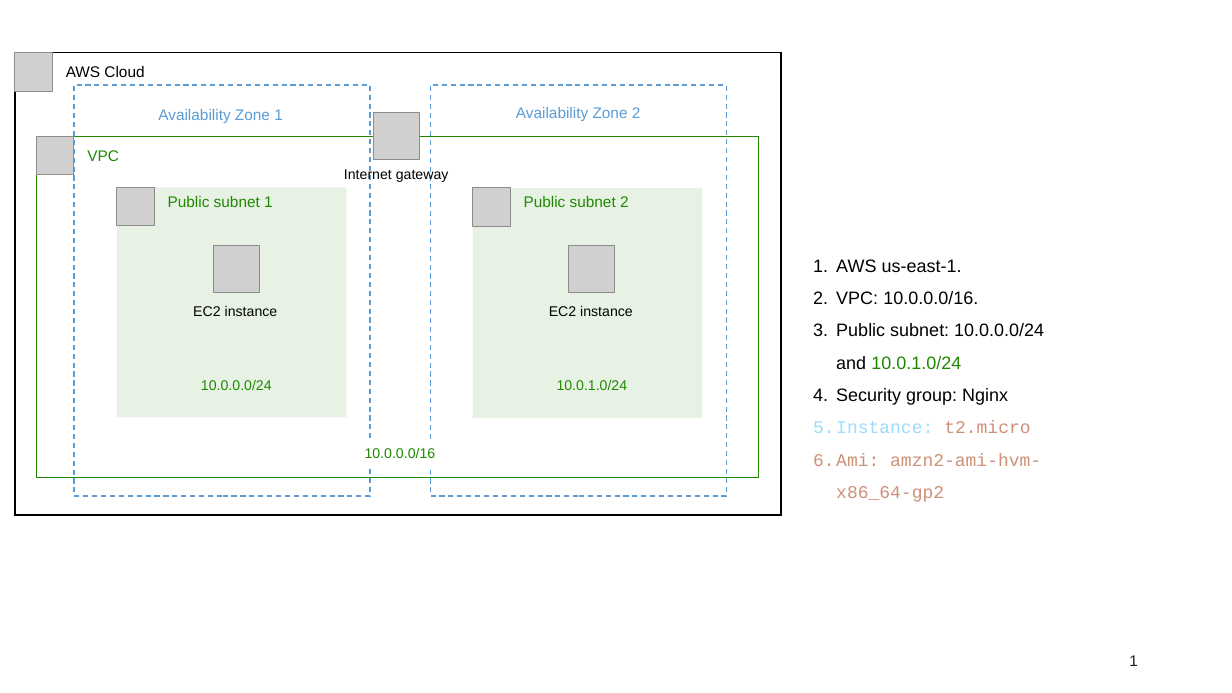
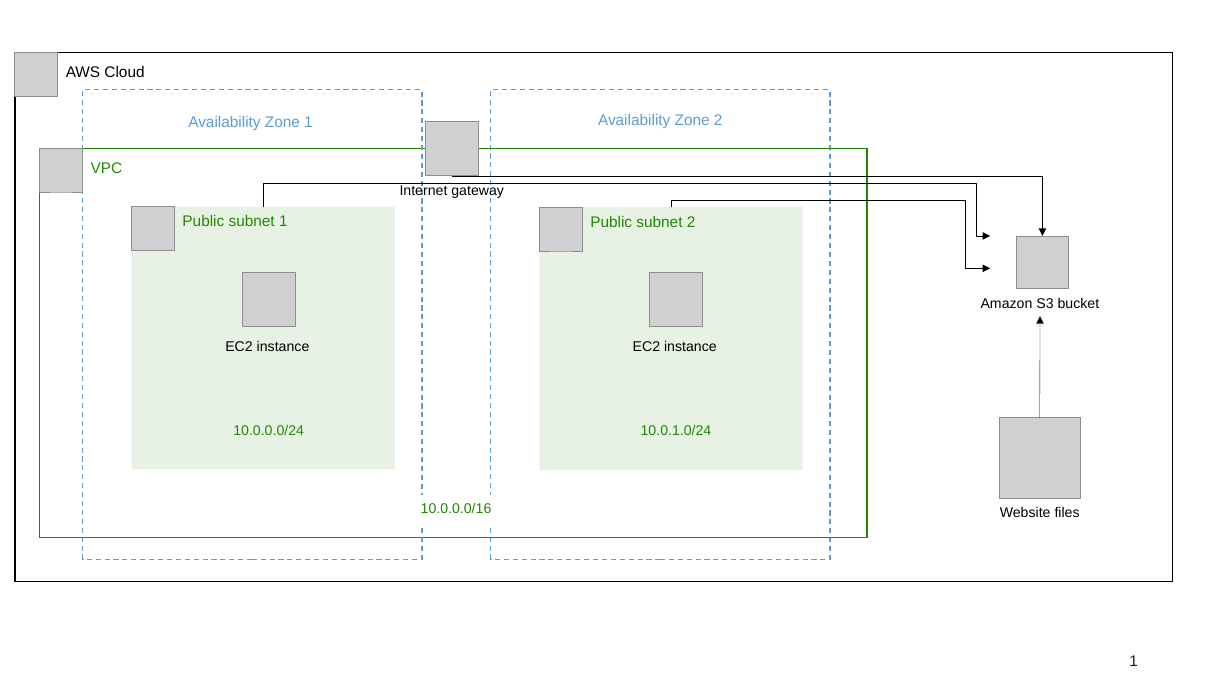
Before and after one commit to luanvelasco/Terraform-Deploying-Simple-AWS-Architecture, a slide deck: slide 1 of images/Architeture.pptx. Drawn at 1232x693 pixels with LibreOffice and Linux fonts; fonts in the diff are those of the drawing; grey boxes stand for pictures. Boxes give left, top, right and bottom in pixels: in the first picture for what was removed or moved away, otherwise in the second. Text is boxed around its words. In the diff, an @@ line names an element or a change of style, - is before the commit and + after.

Commit message:
Added new provider, provider versioning. Added new S3 bucket for web site content and access logs

```diff
--- a/images/Architeture.pptx
+++ b/images/Architeture.pptx
@@ picture: place and size @@
-picture at (15, 53, 52, 91)
+picture at (15, 53, 57, 96)
@@ rectangle "AWS Cloud": place and size @@
-rectangle "AWS Cloud" at (15, 53, 781, 516)
+rectangle "AWS Cloud" at (15, 53, 1173, 581)
@@ rectangle: place and size @@
-rectangle at (74, 85, 371, 496)
+rectangle at (82, 90, 421, 559)
@@ text "Availability Zone 1": place and size @@
-text "Availability Zone 1" at (158, 109, 283, 123)
+text "Availability Zone 1" at (188, 116, 313, 130)
@@ rectangle: place and size @@
-rectangle at (431, 85, 727, 496)
+rectangle at (491, 90, 830, 559)
@@ text "Availability Zone 2": place and size @@
-text "Availability Zone 2" at (516, 107, 641, 121)
+text "Availability Zone 2" at (598, 114, 723, 128)
@@ picture: place and size @@
-picture at (37, 136, 74, 175)
+picture at (40, 148, 82, 191)
@@ rectangle "VPC": place and size @@
-rectangle "VPC" at (37, 137, 759, 478)
+rectangle "VPC" at (40, 149, 867, 538)
@@ picture: place and size @@
-picture at (373, 113, 420, 160)
+picture at (426, 121, 479, 176)
@@ text "Internet gateway": place and size @@
-text "Internet gateway" at (344, 168, 449, 182)
+text "Internet gateway" at (400, 183, 504, 198)
@@ picture: place and size @@
-picture at (116, 188, 153, 226)
+picture at (131, 207, 174, 250)
@@ rectangle "Public subnet 1": place and size @@
-rectangle "Public subnet 1" at (116, 188, 347, 418)
+rectangle "Public subnet 1" at (131, 207, 395, 470)
@@ picture: place and size @@
-picture at (473, 188, 510, 226)
+picture at (540, 207, 582, 250)
@@ rectangle "Public subnet 2": place and size @@
-rectangle "Public subnet 2" at (473, 188, 703, 418)
+rectangle "Public subnet 2" at (540, 207, 803, 470)
@@ text removed at (813, 259, 1044, 502) @@
-1. AWS us-east-1.
-2. VPC: 10.0.0.0/16.
-3. Public subnet: 10.0.0.0/24 and 10.0.1.0/24
-4. Security group: Nginx
-5. Instance: t2.micro
-6. Ami: amzn2-ami-hvm-x86_64-gp2
@@ picture: place and size @@
-picture at (213, 245, 260, 292)
+picture at (242, 273, 295, 327)
@@ picture: place and size @@
-picture at (569, 245, 616, 292)
+picture at (650, 273, 702, 327)
@@ group added at (263, 176, 1100, 517): 3 elbow arrows, 2 pictures, 2 texts, 1 arrow @@
+Amazon S3 bucket
+Website files
@@ text "EC2 instance": place and size @@
-text "EC2 instance" at (193, 306, 278, 316)
+text "EC2 instance" at (225, 341, 310, 351)
@@ text "EC2 instance": place and size @@
-text "EC2 instance" at (549, 305, 633, 316)
+text "EC2 instance" at (633, 340, 717, 351)
@@ text "10.0.0.0/24": place and size @@
-text "10.0.0.0/24" at (201, 379, 272, 390)
+text "10.0.0.0/24" at (233, 424, 304, 435)
@@ text "10.0.1.0/24": place and size @@
-text "10.0.1.0/24" at (557, 380, 628, 390)
+text "10.0.1.0/24" at (641, 425, 712, 435)
@@ text "10.0.0.0/16": place and size @@
-text "10.0.0.0/16" at (365, 448, 436, 458)
+text "10.0.0.0/16" at (421, 503, 492, 513)
```
Also in this commit, not shown: 1 slide added, 11 other files.
